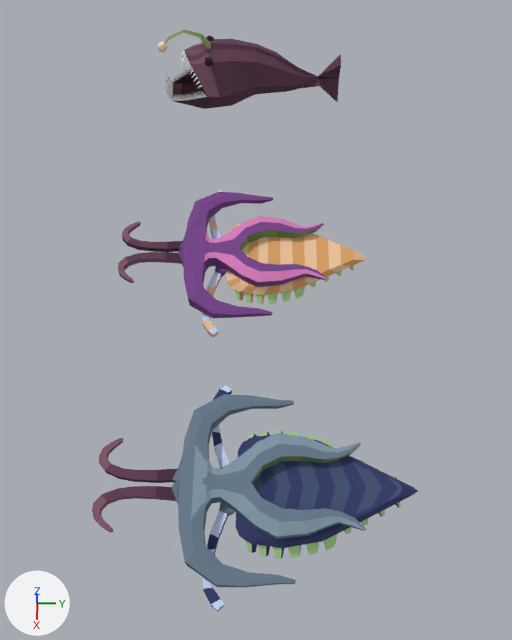
What one commit did to the Blender file models/wormhole/angler.blend.
One viewpoint serves both versions: a 50 mm camera at (25.0, 1.5, 22.2) aimed at (12.2, 1.3, -0.5). The lights are fixed; the arrows at lower left show +X, +Y and +Z. The picture after the commit comes second.

Names of what the first picture shows: 'Anglerfish', 'Marella', 'Marella alt colors'.
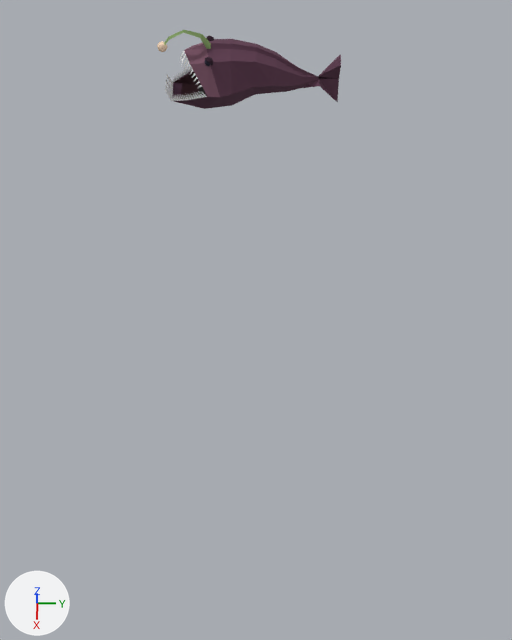
Edits to the scene script, one JSON object a line:
```json
{"op": "add", "block": "ob_marella", "code": "ob_marella.hide_render = True"}
{"op": "add", "block": "ob_marella_alt_colors", "code": "ob_marella_alt_colors.hide_render = True"}
```

Boxes (x1, y1, x2, y2) around the edits, measured in the pictures (512 x 640 px):
```json
{"object": "Marella alt colors", "change": "hidden", "before": [92, 385, 418, 611], "on screen": "blue"}
{"object": "Marella", "change": "hidden", "before": [118, 190, 368, 338]}
```
